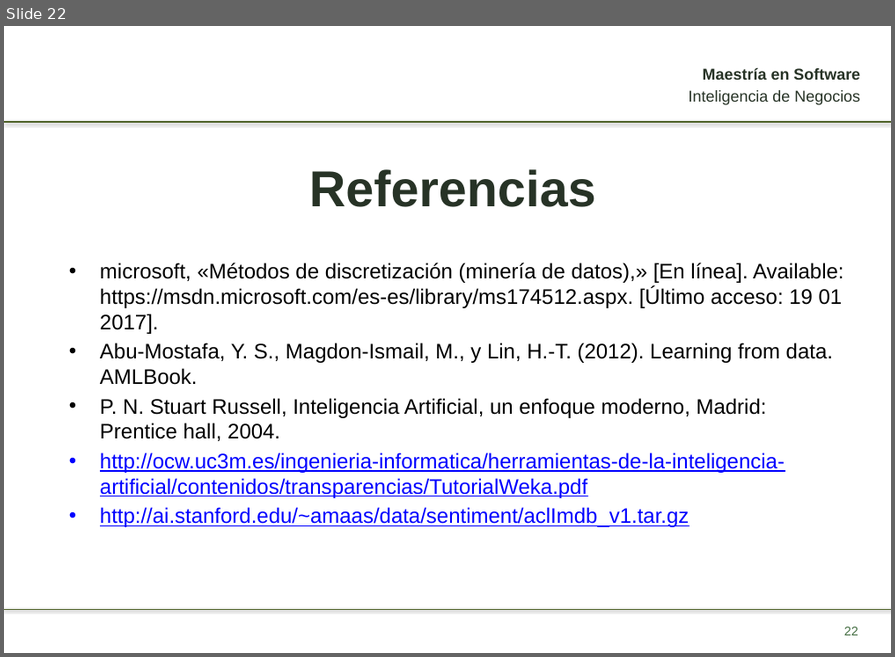
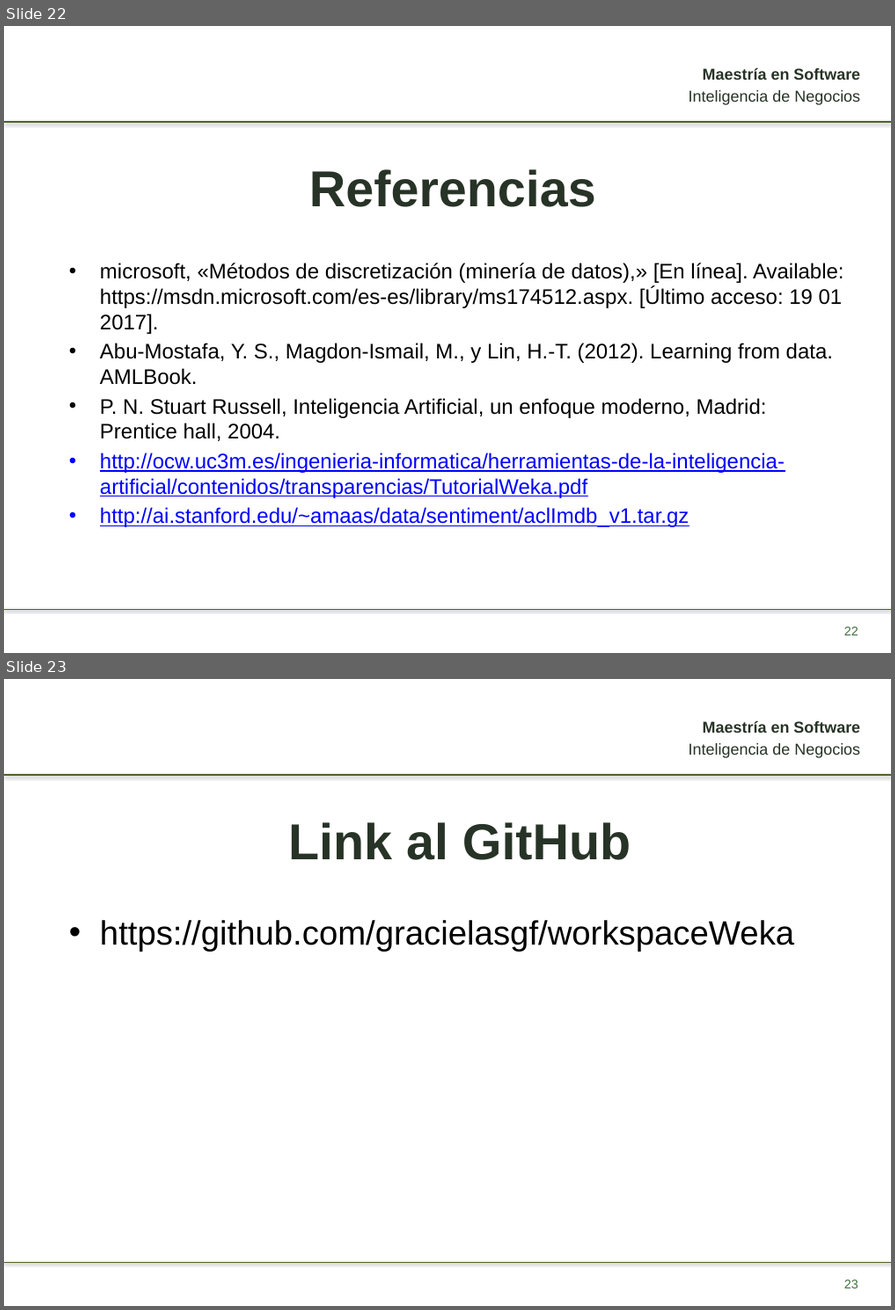
Before and after one commit to gracielasgf/Clasificador_de_Sentimientos, a slide deck: Documentacion/ProyectoBI_Presentacion.pptx. Shown one above the other, each under a label of ours: slide 22 before the commit, slides 22 and 23 after it. The pictures are 895x657 and 895x1310 pixels, drawn with LibreOffice and Linux fonts; fonts in the diff are those of the drawing; background and template pictures are left out. Boxes give left, top, right and bottom in pixels: in the first picture for what was removed or moved away, otherwise in the second. Text is boxed around its words. In the diff, an @@ line names an element or a change of style, - is before the commit and + after.

Commit message:
Segundo Commit

```diff
--- a/Documentacion/ProyectoBI_Presentacion.pptx
+++ b/Documentacion/ProyectoBI_Presentacion.pptx
@@ slide 23 added at bbox=[4, 679, 891, 1306], background #FFFFFF; not listed: 4 template elements that a slide beside it also shows @@
@@ title added at bbox=[288, 822, 631, 860], 48 pt, text gradient #273326 to #446E42, bold @@
+Link al GitHub
@@ text added at bbox=[100, 920, 794, 951], 32 pt, text #000000 @@
+• https://github.com/gracielasgf/workspaceWeka
@@ page number added at bbox=[844, 1280, 858, 1289], 12 pt, text #446E42 @@
+23
```
